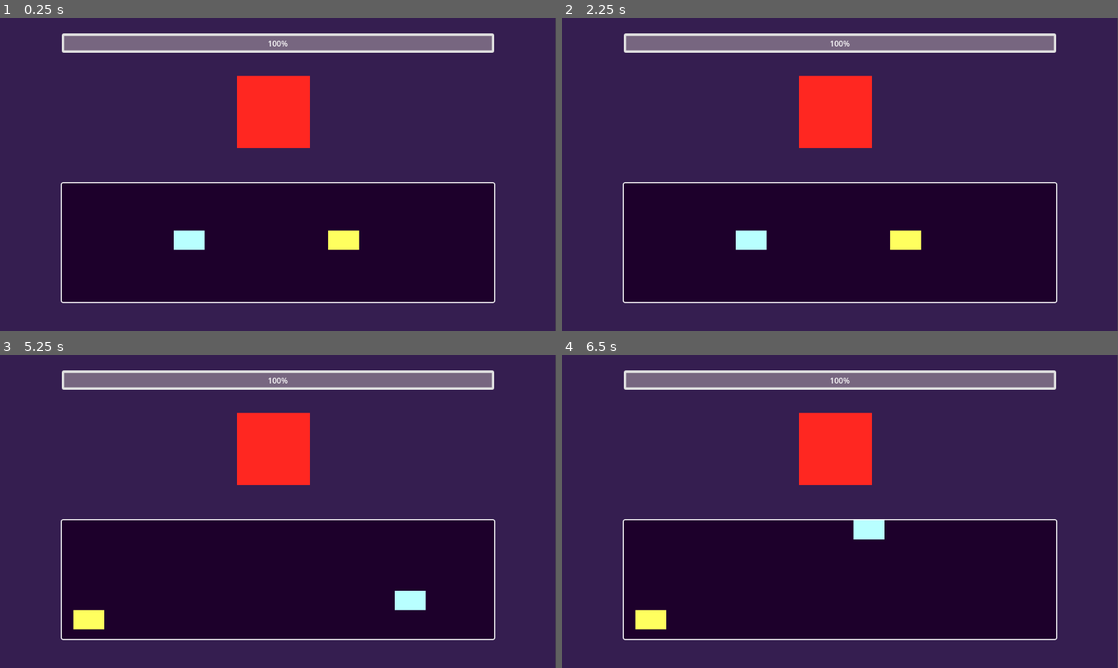
Above: before the commit, frames 1-4 (two rows, left to right).
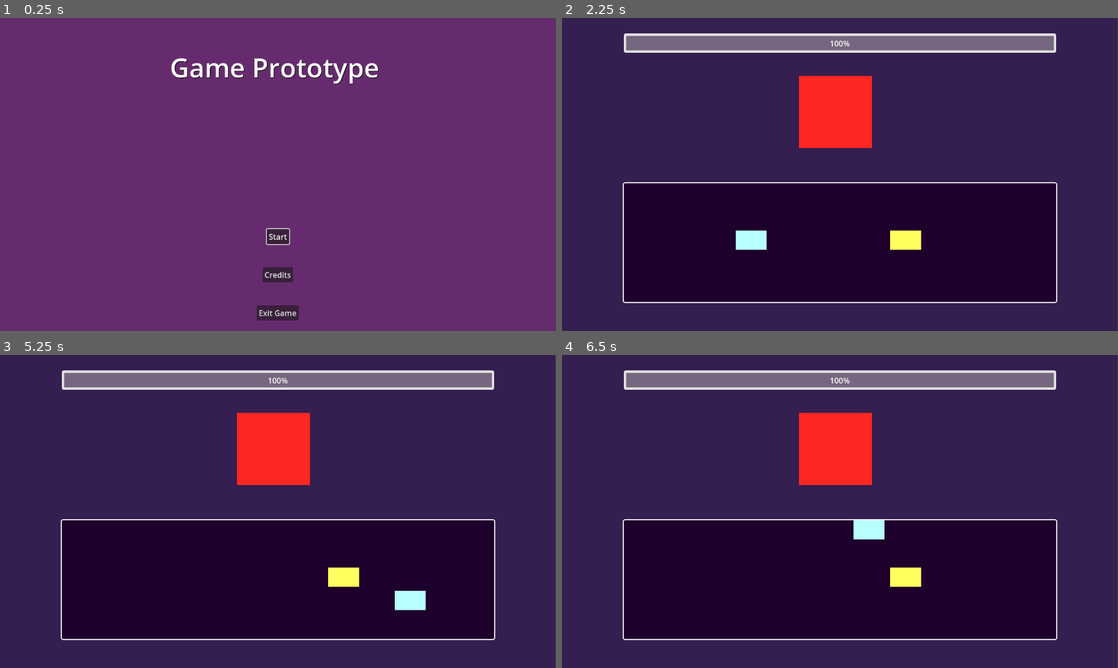
Above: after the commit, the same moments.

Repository: GuilhermeJuventino/Masking-Simulator-Prototype
Game: Godot game, scene res://Scenes/MainMenu.tscn
Two runs of this game, one before a commit and one after it. Both use one fixed random seed, a clock stepped at 60 frames per second and the inputs below. Before the commit the project starts from res://Scenes/Game.tscn.
Inputs (mouse positions are in pixels of both pictures, inside the frame that each line leads up to):
- Up to frame 1 (0.25 s): no input
- Up to frame 2 (2.25 s): click (840, 274) at 0.5 s, where only the run after the commit has a clickable "Credits"; click (840, 274) at 1.25 s, where only the run after the commit has a clickable "Back to menu"; click (840, 237) at 2 s, where only the run after the commit has a clickable "Start"
- Up to frame 3 (5.25 s): tap Enter at 2.75 s; hold Right (MoveRight) 2.78-3.53 s; hold Down (MoveDown) 3.53-4.28 s; tap Space at 4.25 s; hold Right (MoveRight) 4.28-5.03 s; hold Up (MoveUp) from 5.03 s (still down)
- Up to frame 4 (6.5 s): release Up (MoveUp) at 5.78 s; hold Left (MoveLeft) from 5.78 s (still down)

The runs differ from the first frame. In frame 1, 100% of the frame differs, in the area x 0-100%, y 0-100%; in frame 2, nothing differs; in frame 3, 0.7%; in frame 4, 0.7%.

Commit message:
Added main menu and other game states

Diff:
--- /dev/null
+++ b/Scenes/Credits.tscn
@@ -0,0 +1,51 @@
+[gd_scene load_steps=2 format=3 uid="uid://ddnhbmg5n82fq"]
+
+[ext_resource type="Script" path="res://Scripts/Credits.gd" id="1_jrk3b"]
+
+[node name="Credits" type="Control"]
+layout_mode = 3
+anchors_preset = 15
+anchor_right = 1.0
+anchor_bottom = 1.0
+grow_horizontal = 2
+grow_vertical = 2
+script = ExtResource("1_jrk3b")
+
+[node name="Background" type="ColorRect" parent="."]
+layout_mode = 0
+offset_right = 1152.0
+offset_bottom = 648.0
+color = Color(0.4, 0.168627, 0.431373, 1)
+
+[node name="RichTextLabel" type="RichTextLabel" parent="."]
+layout_mode = 1
+anchors_preset = 5
+anchor_left = 0.5
+anchor_right = 0.5
+offset_left = -424.0
+offset_top = 104.0
+offset_right = 432.0
+offset_bottom = 184.0
+grow_horizontal = 2
+theme_override_colors/font_shadow_color = Color(0, 0, 0, 1)
+theme_override_font_sizes/normal_font_size = 55
+text = "Created by Guilherme Juventino"
+fit_content = true
+
+[node name="VBoxContainer" type="VBoxContainer" parent="."]
+layout_mode = 1
+anchors_preset = 12
+anchor_top = 1.0
+anchor_right = 1.0
+anchor_bottom = 1.0
+offset_top = -232.0
+grow_horizontal = 2
+grow_vertical = 0
+
+[node name="ReturnButton" type="Button" parent="VBoxContainer"]
+layout_mode = 2
+size_flags_horizontal = 4
+size_flags_vertical = 6
+text = "Back to menu"
+
+[connection signal="pressed" from="VBoxContainer/ReturnButton" to="." method="_on_return_button_pressed"]
--- /dev/null
+++ b/Scenes/GameOver.tscn
@@ -0,0 +1,60 @@
+[gd_scene load_steps=2 format=3 uid="uid://cxcalw7rpj00j"]
+
+[ext_resource type="Script" path="res://Scripts/GameOver.gd" id="1_gvlvd"]
+
+[node name="GameOver" type="Control"]
+layout_mode = 3
+anchors_preset = 15
+anchor_right = 1.0
+anchor_bottom = 1.0
+grow_horizontal = 2
+grow_vertical = 2
+script = ExtResource("1_gvlvd")
+
+[node name="Background" type="ColorRect" parent="."]
+layout_mode = 0
+offset_right = 1152.0
+offset_bottom = 648.0
+color = Color(0.4, 0.168627, 0.431373, 1)
+
+[node name="RichTextLabel" type="RichTextLabel" parent="."]
+layout_mode = 1
+anchors_preset = 5
+anchor_left = 0.5
+anchor_right = 0.5
+offset_left = -424.0
+offset_top = 104.0
+offset_right = 432.0
+offset_bottom = 184.0
+grow_horizontal = 2
+theme_override_colors/font_shadow_color = Color(0, 0, 0, 1)
+theme_override_font_sizes/normal_font_size = 55
+text = "Created by Guilherme Juventino"
+fit_content = true
+
+[node name="VBoxContainer" type="VBoxContainer" parent="."]
+layout_mode = 1
+anchors_preset = 12
+anchor_top = 1.0
+anchor_right = 1.0
+anchor_bottom = 1.0
+offset_top = -232.0
+grow_horizontal = 2
+grow_vertical = 0
+
+[node name="RetryButton" type="Button" parent="VBoxContainer"]
+layout_mode = 2
+size_flags_horizontal = 4
+size_flags_vertical = 6
+focus_neighbor_top = NodePath("../ReturnButton")
+text = "Retry"
+
+[node name="ReturnButton" type="Button" parent="VBoxContainer"]
+layout_mode = 2
+size_flags_horizontal = 4
+size_flags_vertical = 6
+focus_neighbor_bottom = NodePath("../RetryButton")
+text = "Back to menu"
+
+[connection signal="pressed" from="VBoxContainer/RetryButton" to="." method="_on_retry_button_pressed"]
+[connection signal="pressed" from="VBoxContainer/ReturnButton" to="." method="_on_return_button_pressed"]
--- /dev/null
+++ b/Scenes/MainMenu.tscn
@@ -0,0 +1,67 @@
+[gd_scene load_steps=2 format=3 uid="uid://ce5a651vw0hlh"]
+
+[ext_resource type="Script" path="res://Scripts/MainMenu.gd" id="1_4bbok"]
+
+[node name="MainMenu" type="Control"]
+layout_mode = 3
+anchors_preset = 15
+anchor_right = 1.0
+anchor_bottom = 1.0
+grow_horizontal = 2
+grow_vertical = 2
+script = ExtResource("1_4bbok")
+
+[node name="Background" type="ColorRect" parent="."]
+layout_mode = 0
+offset_right = 1152.0
+offset_bottom = 648.0
+color = Color(0.4, 0.168627, 0.431373, 1)
+
+[node name="RichTextLabel" type="RichTextLabel" parent="."]
+layout_mode = 1
+anchors_preset = 5
+anchor_left = 0.5
+anchor_right = 0.5
+offset_left = -224.0
+offset_top = 64.0
+offset_right = 225.0
+offset_bottom = 140.0
+grow_horizontal = 2
+theme_override_colors/font_shadow_color = Color(0, 0, 0, 1)
+theme_override_font_sizes/normal_font_size = 55
+text = "Game Prototype"
+fit_content = true
+
+[node name="VBoxContainer" type="VBoxContainer" parent="."]
+layout_mode = 1
+anchors_preset = 12
+anchor_top = 1.0
+anchor_right = 1.0
+anchor_bottom = 1.0
+offset_top = -232.0
+grow_horizontal = 2
+grow_vertical = 0
+
+[node name="StartButton" type="Button" parent="VBoxContainer"]
+layout_mode = 2
+size_flags_horizontal = 4
+size_flags_vertical = 6
+focus_neighbor_top = NodePath("../ExitButton")
+text = "Start"
+
+[node name="CreditsButton" type="Button" parent="VBoxContainer"]
+layout_mode = 2
+size_flags_horizontal = 4
+size_flags_vertical = 6
+text = "Credits"
+
+[node name="ExitButton" type="Button" parent="VBoxContainer"]
+layout_mode = 2
+size_flags_horizontal = 4
+size_flags_vertical = 6
+focus_neighbor_bottom = NodePath("../StartButton")
+text = "Exit Game"
+
+[connection signal="pressed" from="VBoxContainer/StartButton" to="." method="_on_start_button_pressed"]
+[connection signal="pressed" from="VBoxContainer/CreditsButton" to="." method="_on_credits_button_pressed"]
+[connection signal="pressed" from="VBoxContainer/ExitButton" to="." method="_on_exit_button_pressed"]
--- /dev/null
+++ b/Scenes/Victory.tscn
@@ -0,0 +1,60 @@
+[gd_scene load_steps=2 format=3 uid="uid://cwkqr7tv4oask"]
+
+[ext_resource type="Script" path="res://Scripts/Victory.gd" id="1_3e3l4"]
+
+[node name="Victory" type="Control"]
+layout_mode = 3
+anchors_preset = 15
+anchor_right = 1.0
+anchor_bottom = 1.0
+grow_horizontal = 2
+grow_vertical = 2
+script = ExtResource("1_3e3l4")
+
+[node name="Background" type="ColorRect" parent="."]
+layout_mode = 0
+offset_right = 1152.0
+offset_bottom = 648.0
+color = Color(0.4, 0.168627, 0.431373, 1)
+
+[node name="RichTextLabel" type="RichTextLabel" parent="."]
+layout_mode = 1
+anchors_preset = 5
+anchor_left = 0.5
+anchor_right = 0.5
+offset_left = -120.0
+offset_top = 96.0
+offset_right = 120.0
+offset_bottom = 176.0
+grow_horizontal = 2
+theme_override_colors/font_shadow_color = Color(0, 0, 0, 1)
+theme_override_font_sizes/normal_font_size = 55
+text = "You Win!"
+fit_content = true
+
+[node name="VBoxContainer" type="VBoxContainer" parent="."]
+layout_mode = 1
+anchors_preset = 12
+anchor_top = 1.0
+anchor_right = 1.0
+anchor_bottom = 1.0
+offset_top = -232.0
+grow_horizontal = 2
+grow_vertical = 0
+
+[node name="RetryButton" type="Button" parent="VBoxContainer"]
+layout_mode = 2
+size_flags_horizontal = 4
+size_flags_vertical = 6
+focus_neighbor_top = NodePath("../ReturnButton")
+text = "Retry"
+
+[node name="ReturnButton" type="Button" parent="VBoxContainer"]
+layout_mode = 2
+size_flags_horizontal = 4
+size_flags_vertical = 6
+focus_neighbor_bottom = NodePath("../RetryButton")
+text = "Back to menu"
+
+[connection signal="pressed" from="VBoxContainer/RetryButton" to="." method="_on_retry_button_pressed"]
+[connection signal="pressed" from="VBoxContainer/ReturnButton" to="." method="_on_return_button_pressed"]
--- /dev/null
+++ b/Scripts/Credits.gd
@@ -0,0 +1,15 @@
+extends Control
+
+
+# Called when the node enters the scene tree for the first time.
+func _ready():
+	$VBoxContainer/ReturnButton.grab_focus()
+
+
+# Called every frame. 'delta' is the elapsed time since the previous frame.
+func _process(_delta):
+	pass
+
+
+func _on_return_button_pressed():
+	get_tree().change_scene_to_file("res://Scenes/MainMenu.tscn")
--- a/Scripts/Enemy/Enemy.gd
+++ b/Scripts/Enemy/Enemy.gd
@@ -21,6 +21,10 @@
 
 signal player_is_colliding
 signal player_is_not_colliding
+
+func Death():
+	if health_bar.value <= 0:
+		get_tree().change_scene_to_file("res://Scenes/Victory.tscn")
 
 func CheckCollision():
 	# Detect if player has entered enemy's area 2d
@@ -75,3 +79,4 @@
 	CheckCollision()
 
 	move_and_slide()
+	Death()
--- /dev/null
+++ b/Scripts/GameOver.gd
@@ -0,0 +1,19 @@
+extends Control
+
+
+# Called when the node enters the scene tree for the first time.
+func _ready():
+	$VBoxContainer/RetryButton.grab_focus()
+
+
+# Called every frame. 'delta' is the elapsed time since the previous frame.
+func _process(_delta):
+	pass
+
+
+func _on_retry_button_pressed():
+	get_tree().change_scene_to_file("res://Scenes/Game.tscn")
+
+
+func _on_return_button_pressed():
+	get_tree().change_scene_to_file("res://Scenes/MainMenu.tscn")
--- /dev/null
+++ b/Scripts/MainMenu.gd
@@ -0,0 +1,23 @@
+extends Control
+
+
+# Called when the node enters the scene tree for the first time.
+func _ready():
+	$VBoxContainer/StartButton.grab_focus()
+
+
+# Called every frame. 'delta' is the elapsed time since the previous frame.
+func _process(_delta):
+	pass
+
+
+func _on_start_button_pressed():
+	get_tree().change_scene_to_file("res://Scenes/Game.tscn")
+
+
+func _on_credits_button_pressed():
+	get_tree().change_scene_to_file("res://Scenes/Credits.tscn")
+
+
+func _on_exit_button_pressed():
+	get_tree().quit()
--- /dev/null
+++ b/Scripts/Victory.gd
@@ -0,0 +1,19 @@
+extends Control
+
+
+# Called when the node enters the scene tree for the first time.
+func _ready():
+	$VBoxContainer/RetryButton.grab_focus()
+
+
+# Called every frame. 'delta' is the elapsed time since the previous frame.
+func _process(_delta):
+	pass
+
+
+func _on_retry_button_pressed():
+	get_tree().change_scene_to_file("res://Scenes/Game.tscn")
+
+
+func _on_return_button_pressed():
+	get_tree().change_scene_to_file("res://Scenes/MainMenu.tscn")
--- a/project.godot
+++ b/project.godot
@@ -11,7 +11,7 @@
 [application]
 
 config/name="Masking Simulator Prototype"
-run/main_scene="res://Scenes/Game.tscn"
+run/main_scene="res://Scenes/MainMenu.tscn"
 config/features=PackedStringArray("4.2", "GL Compatibility")
 config/icon="res://icon.svg"
 
